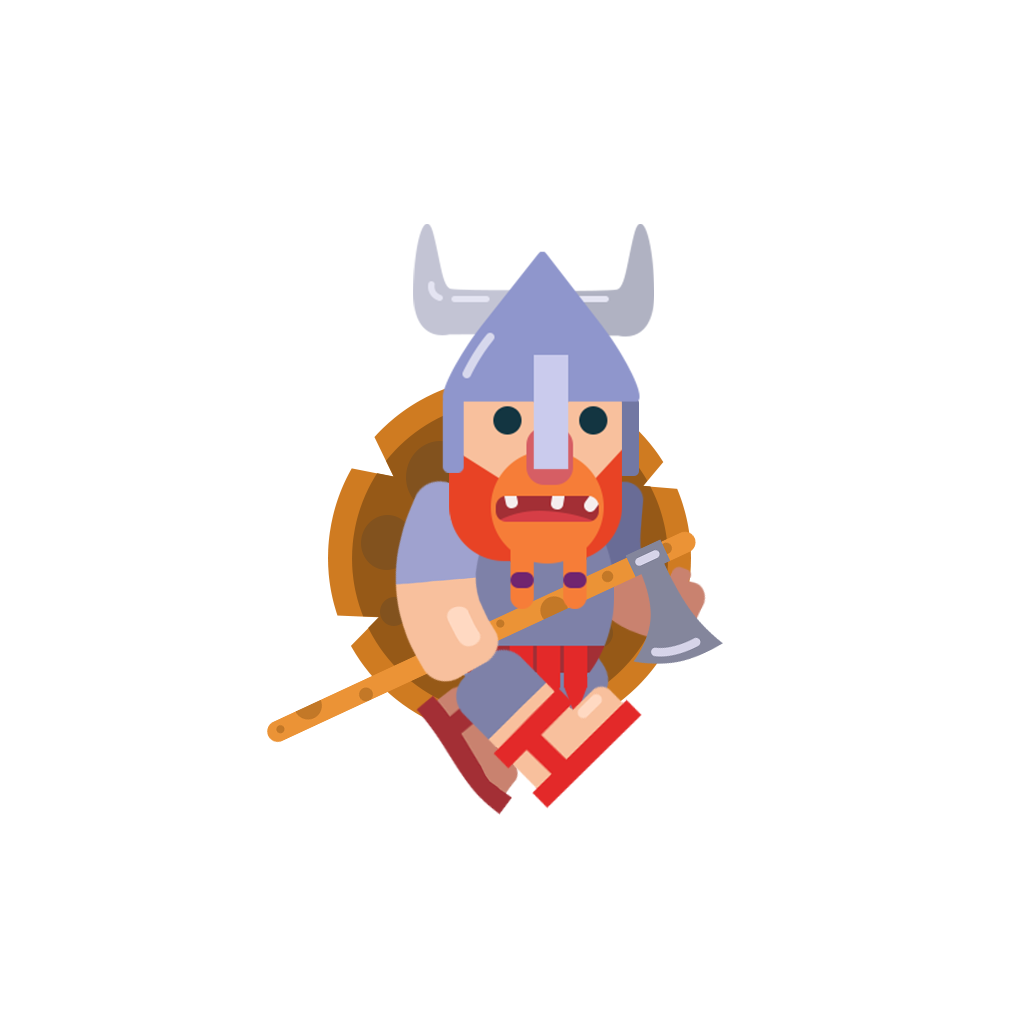
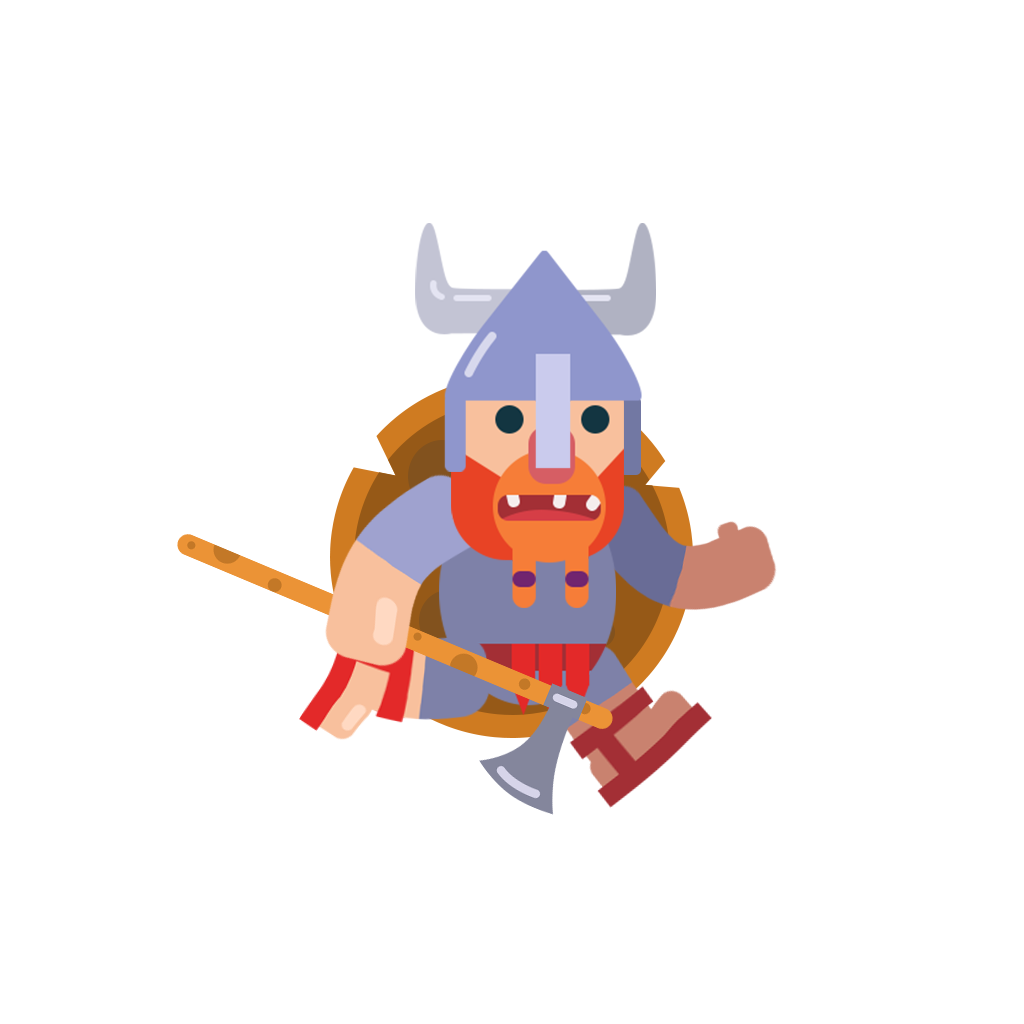
Revision of a layered 1024×1024 image; what changed, layer by layer:
added group "v1" with 4 layers above "Background" over (x1=177, y1=223, x2=777, y2=815)
moved "Up" into group "v1" over (x1=331, y1=223, x2=777, y2=784)
moved "kickoff" into group "v1" over (x1=266, y1=224, x2=723, y2=815)
moved "Passing" into group "v1" over (x1=222, y1=234, x2=744, y2=802)
moved "Contact" into group "v1" over (x1=177, y1=223, x2=777, y2=815)
